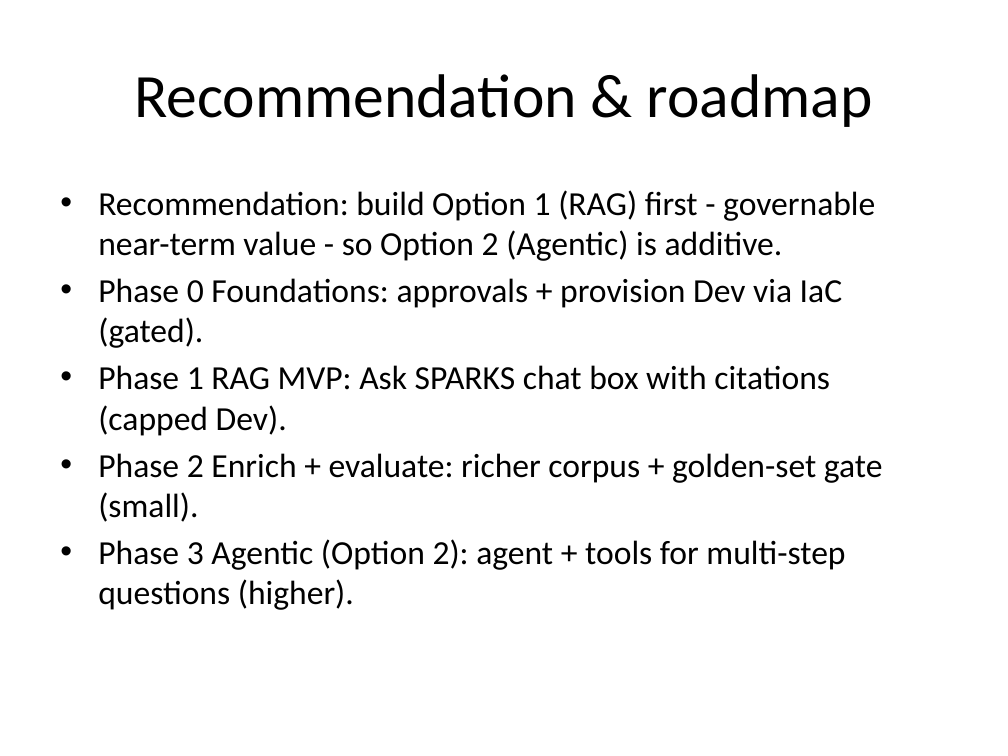
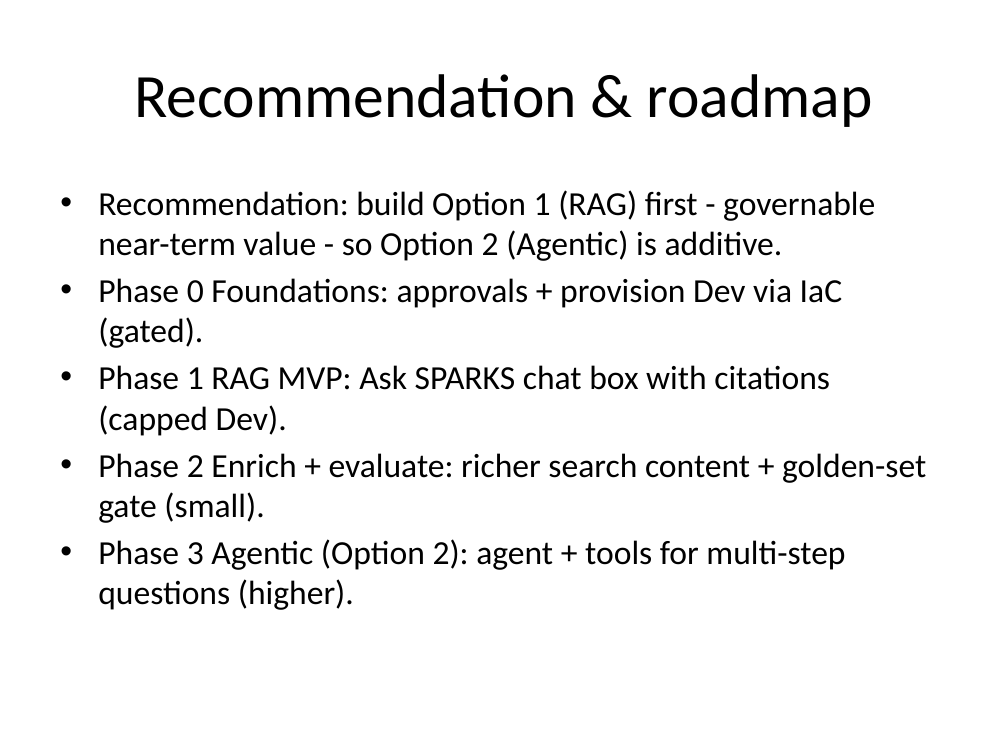
Before and after one commit to dasroopesh-blip/verticalbroker-aws-platform, a slide deck: slide 16 of SPARKS_AI_Search_Deck.pptx (slide 15 before the commit). Drawn at 1008x756 pixels with LibreOffice and Linux fonts; fonts in the diff are those of the drawing. Boxes give left, top, right and bottom in pixels: in the first picture for what was removed or moved away, otherwise in the second. Text is boxed around its words. In the diff, an @@ line names an element or a change of style, - is before the commit and + after.

```diff
--- a/SPARKS_AI_Search_Deck.pptx
+++ b/SPARKS_AI_Search_Deck.pptx
@@ text at <box>98,453,926,523</box>: text changed @@
-• Phase 2 Enrich + evaluate: richer corpus + golden-set gate (small).
+• Phase 2 Enrich + evaluate: richer search content + golden-set gate (small).
```
Also in this commit, not shown: 4 other slides changed, 1 slide added.
